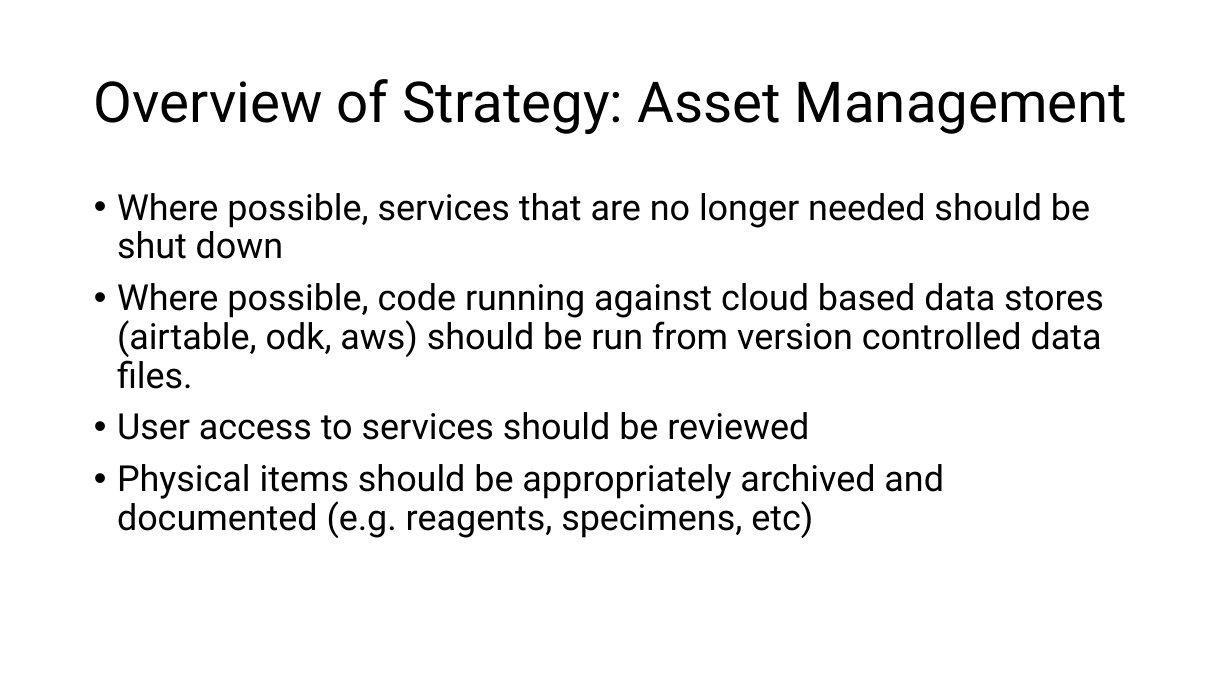
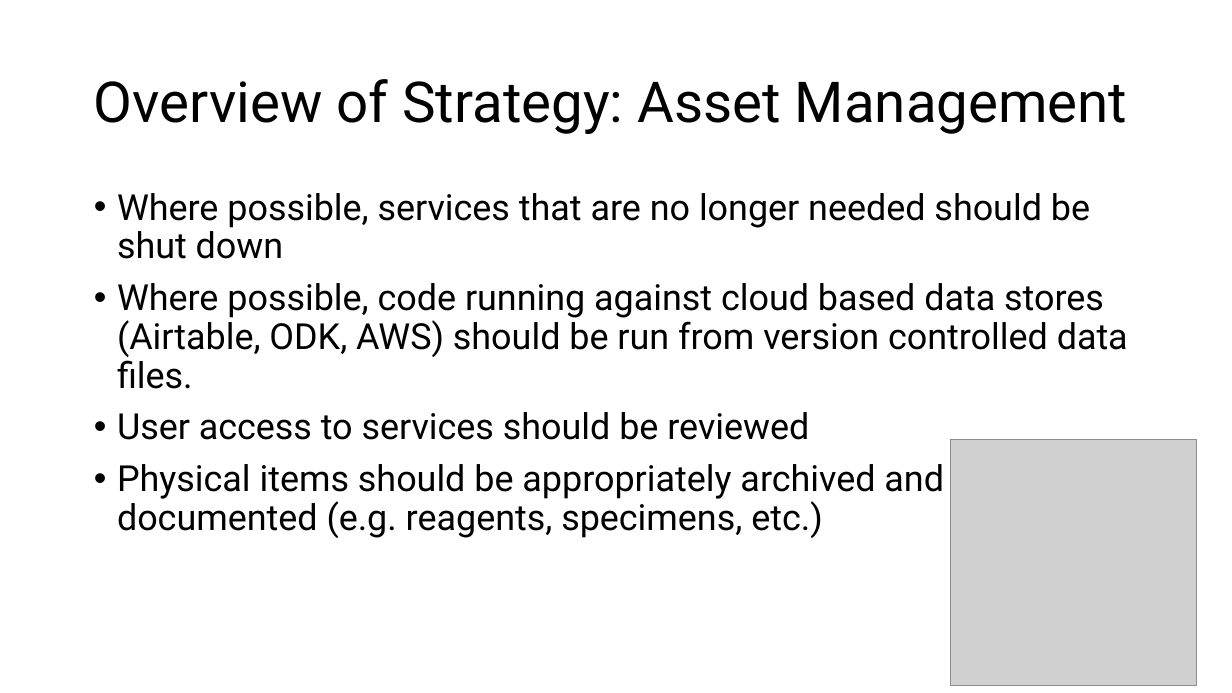
Before and after one commit to ecohealthalliance/building-blocks-of-reproducibility, a slide deck: slide 7 of talks/end_of_project.pptx. Drawn at 1232x693 pixels with LibreOffice and Linux fonts; fonts in the diff are those of the drawing; grey boxes stand for pictures; background and template pictures are left out. Boxes give left, top, right and bottom in pixels: in the first picture for what was removed or moved away, otherwise in the second. Text is boxed around its words. In the diff, an @@ line names an element or a change of style, - is before the commit and + after.

```diff
--- a/talks/end_of_project.pptx
+++ b/talks/end_of_project.pptx
@@ text at box(117, 283, 1128, 389): text changed @@
-• Where possible, code running against cloud based data stores (airtable, odk, aws) should be run from version controlled data files.
+• Where possible, code running against cloud based data stores (Airtable, ODK, AWS) should be run from version controlled data files.
@@ picture added at box(950, 440, 1196, 686) @@
@@ text at box(117, 464, 944, 538): text changed @@
-• Physical items should be appropriately archived and documented (e.g. reagents, specimens, etc)
+• Physical items should be appropriately archived and documented (e.g. reagents, specimens, etc.)
```
Also in this commit, not shown: 8 other slides changed, 2 slides added.
